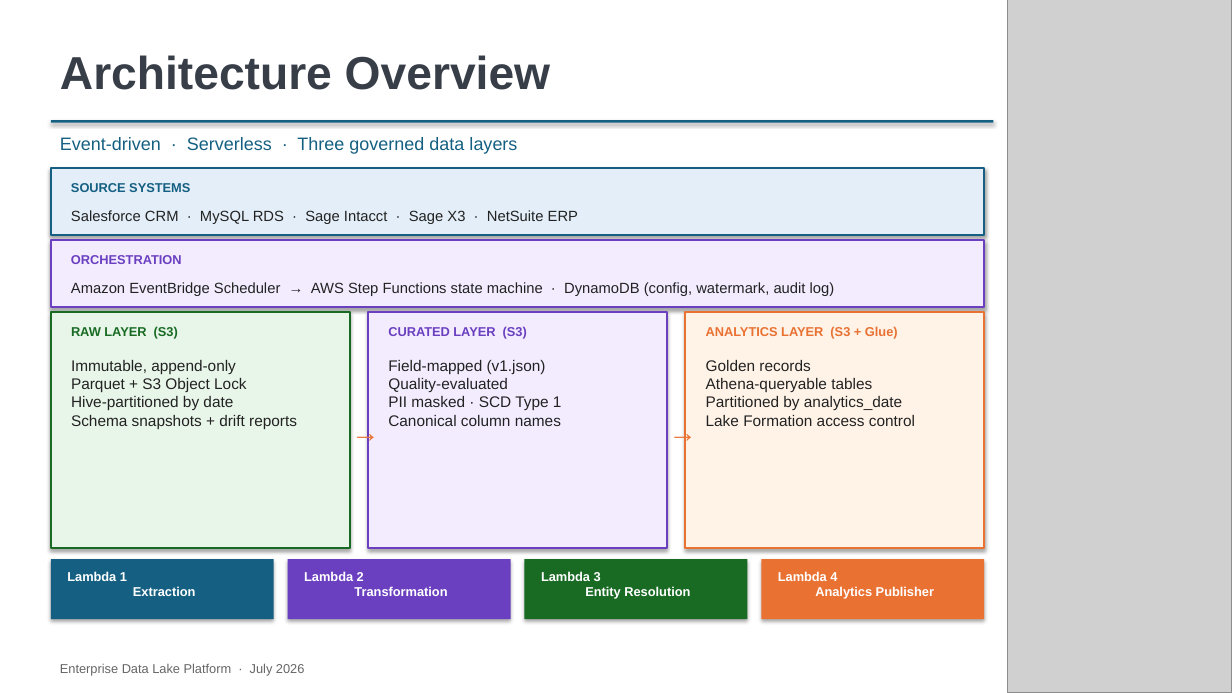
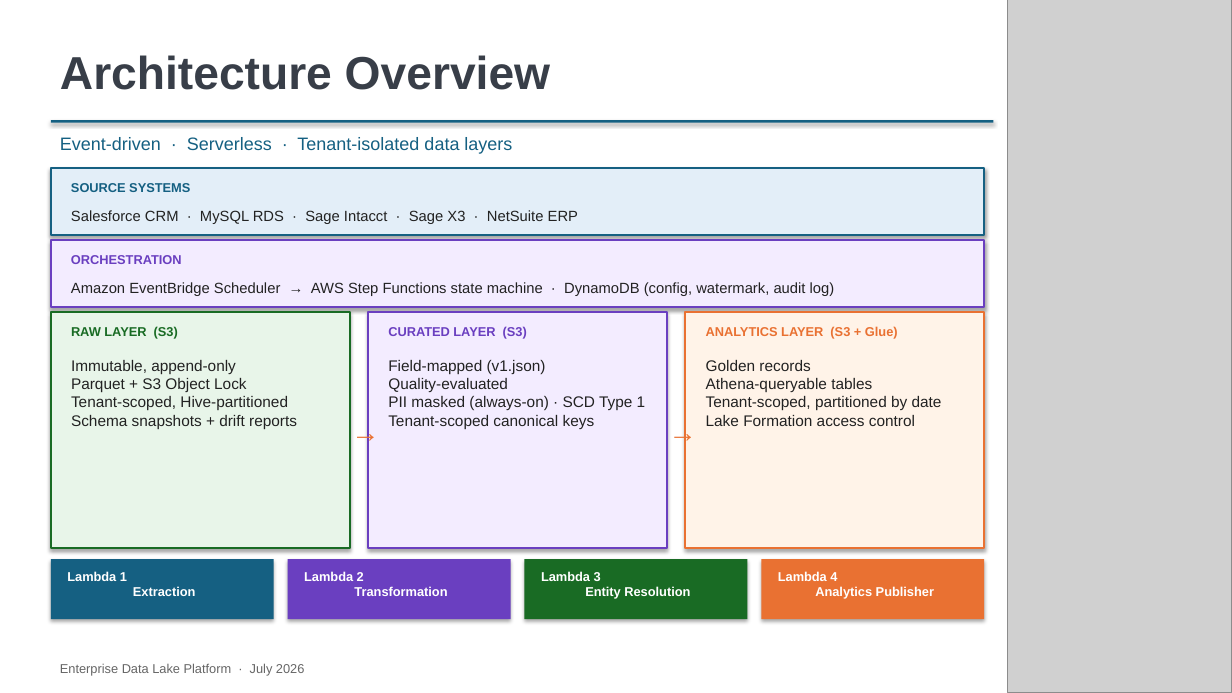
Before and after one commit to deepnarayan-sierradev/DataLake, a slide deck: slide 4 of Enterprise_Data_Lake_Platform_v2.pptx. Drawn at 1232x693 pixels with LibreOffice and Linux fonts; fonts in the diff are those of the drawing; grey boxes stand for pictures. Boxes give left, top, right and bottom in pixels: in the first picture for what was removed or moved away, otherwise in the second. Text is boxed around its words. In the diff, an @@ line names an element or a change of style, - is before the commit and + after.

```diff
--- a/Enterprise_Data_Lake_Platform_v2.pptx
+++ b/Enterprise_Data_Lake_Platform_v2.pptx
@@ text at <box>60,137,512,154</box>: text changed @@
-Event-driven · Serverless · Three governed data layers
+Event-driven · Serverless · Tenant-isolated data layers
@@ text at <box>71,360,297,429</box>: text changed @@
-Immutable, append-only
-Parquet + S3 Object Lock
-Hive-partitioned by date
-Schema snapshots + drift reports
+Immutable, append-only
+Parquet + S3 Object Lock
+Tenant-scoped, Hive-partitioned
+Schema snapshots + drift reports
@@ text at <box>388,360,646,429</box>: text changed @@
-Field-mapped (v1.json)
-Quality-evaluated
-PII masked · SCD Type 1
-Canonical column names
+Field-mapped (v1.json)
+Quality-evaluated
+PII masked (always-on) · SCD Type 1
+Tenant-scoped canonical keys
@@ text at <box>706,360,942,426</box>: text changed @@
-Golden records
-Athena-queryable tables
-Partitioned by analytics_date
-Lake Formation access control
+Golden records
+Athena-queryable tables
+Tenant-scoped, partitioned by date
+Lake Formation access control
```
Also in this commit, not shown: 15 other slides changed, 2 slides added, 58 other files.
